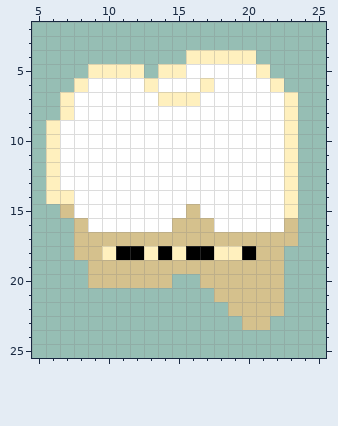
Two versions of one pixel-art sprite, packages/nouns-img-permutator/assets/layer-3/head-tooth.png. Above, as it was before the edit.
The file is 32x32 pixels. Shown: x 5..25, y 2..25.
New version:
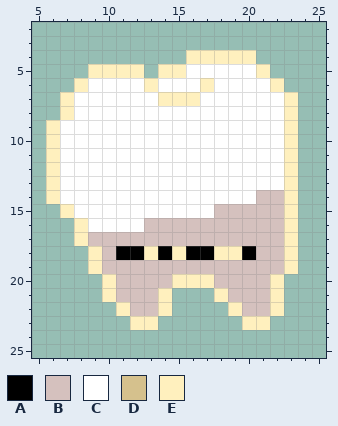
Palette (. is transparent): A #000000  B #d5c1be  C #ffffff  D #d5c18d  E #fff0be
What changed:
Changed rows in their new state; - is an unchanged pixel.
first column x 7:
14 C-------------BB-
15 E--------C-BBBBB-
16 -E----BBBBBBBBBBE
17 -EBBBBBBBBBBBBBBE
18 -.EB----------BBE
19 --EBBBBBBBBBBBBBE
20 --.EBBBBEEEBBBBE-
21 ---EBBBE---EBBBE-
22 ----EBBE----EBBE-
23 -----EE------EE--
Where, in picture pixels (left, top, right, bottom), the same in both pictures:
changed: (60, 190, 298, 330)
